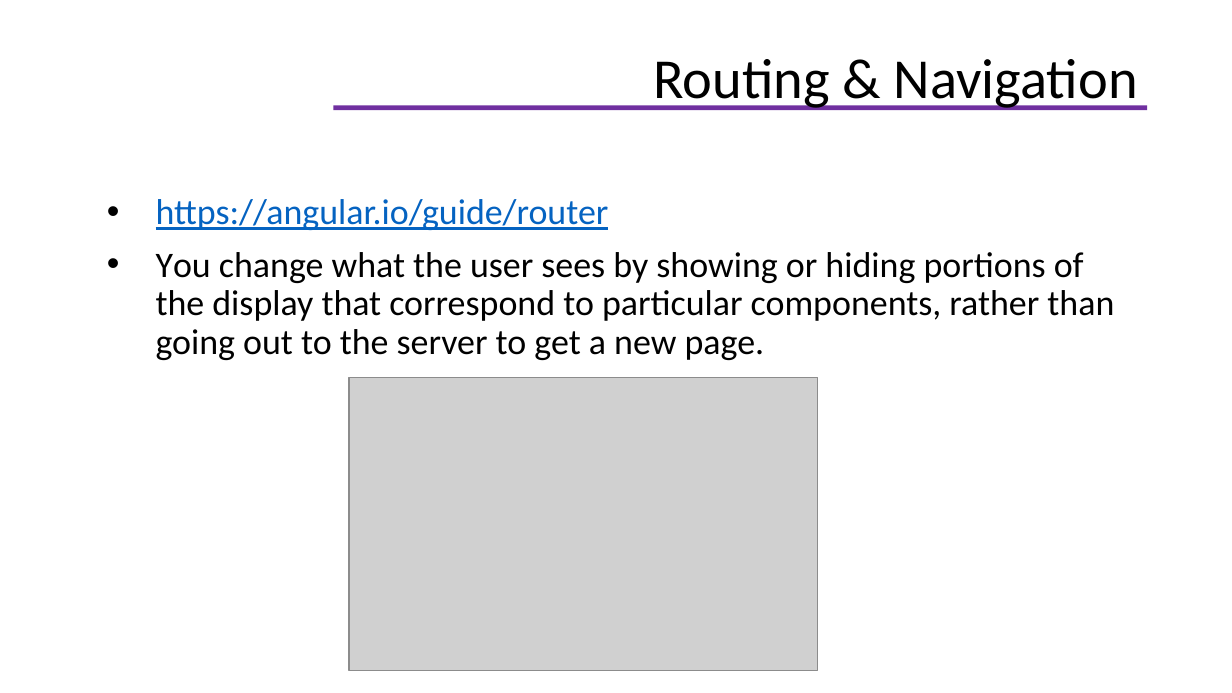
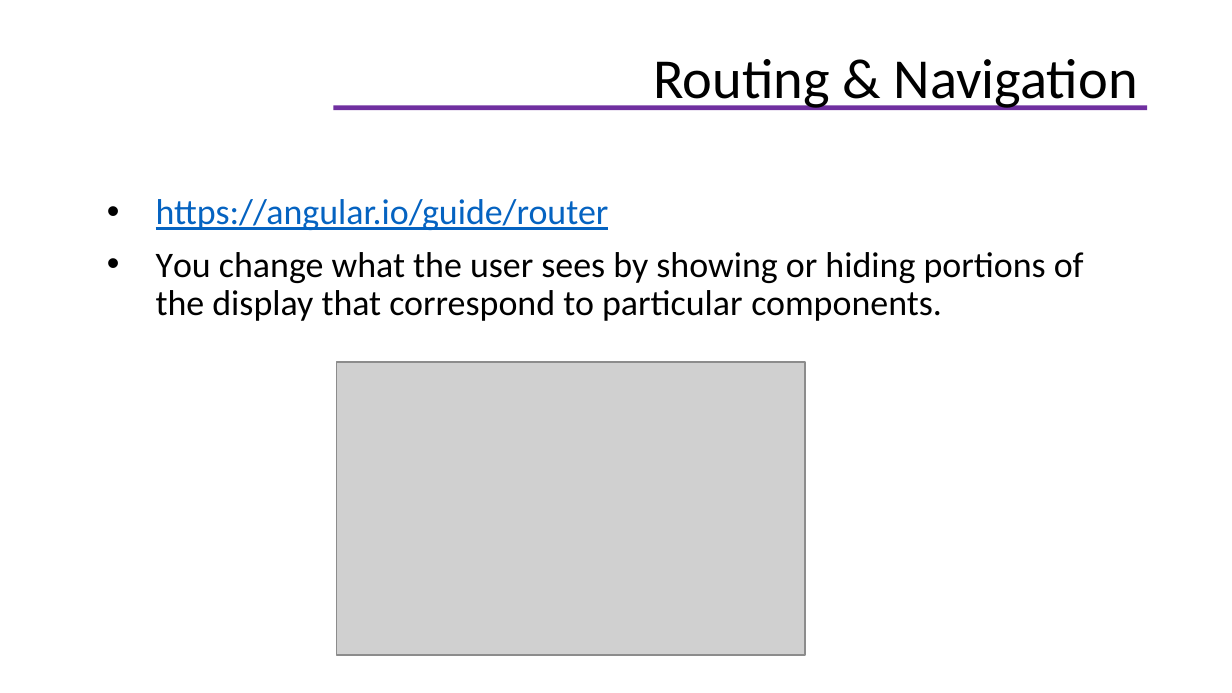
Before and after one commit to helenhash/angular-training, a slide deck: slide 103 of docs/Angular Training.pptx (slide 100 before the commit). Drawn at 1232x693 pixels with LibreOffice and Linux fonts; fonts in the diff are those of the drawing; grey boxes stand for pictures; background and template pictures are left out. Boxes give left, top, right and bottom in pixels: in the first picture for what was removed or moved away, otherwise in the second. Text is boxed around its words. In the diff, an @@ line names an element or a change of style, - is before the commit and + after.

```diff
--- a/docs/Angular Training.pptx
+++ b/docs/Angular Training.pptx
@@ text at <box>156,252,1084,321</box>: text changed @@
-• You change what the user sees by showing or hiding portions of the display that correspond to particular components, rather than going out to the server to get a new page.
+• You change what the user sees by showing or hiding portions of the display that correspond to particular components.
@@ picture: place and size @@
-picture at <box>349,377,818,670</box>
+picture at <box>336,362,806,655</box>
```
Also in this commit, not shown: 8 other slides changed, 6 slides added, 1 other file.
